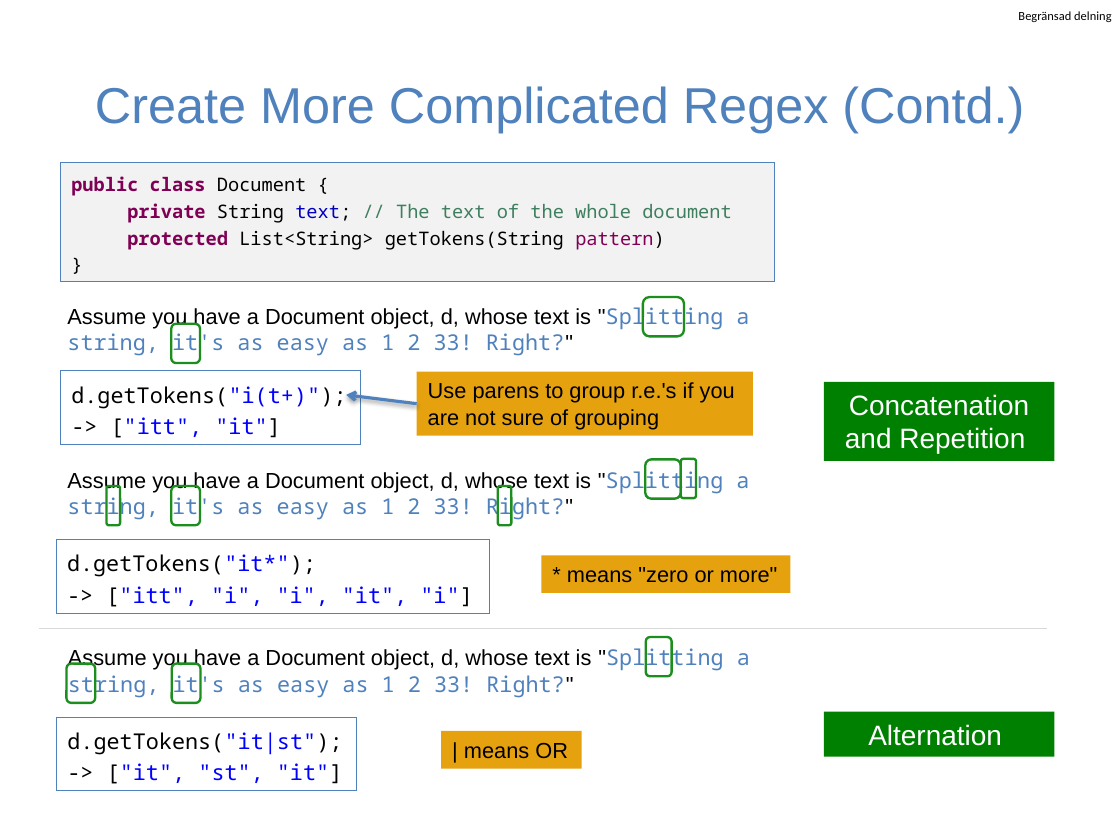
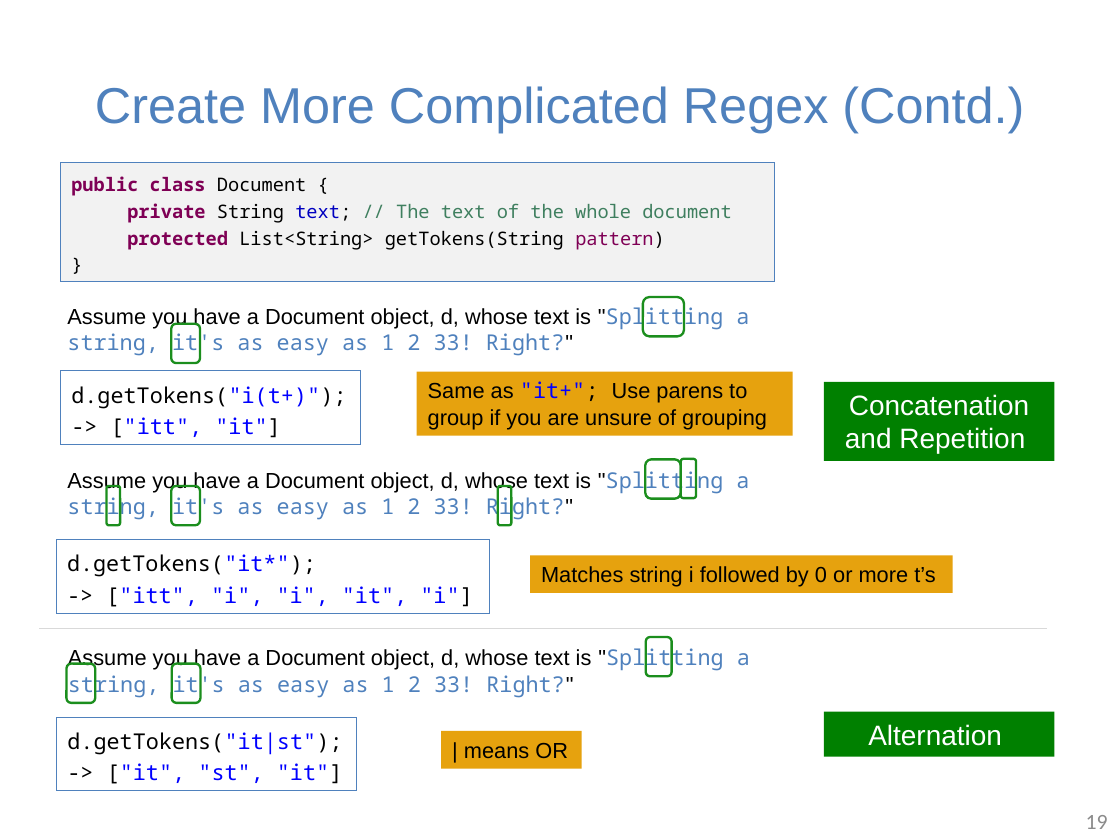
Before and after one commit to guhofstra/CSC111Fa25, a slide deck: slide 19 of PPTs/Lecture 4-string in java.pptx (slide 13 before the commit). Drawn at 1120x840 pixels with LibreOffice and Linux fonts; fonts in the diff are those of the drawing. Boxes give left, top, right and bottom in pixels: in the first picture for what was removed or moved away, otherwise in the second. Text is boxed around its words. In the diff, an @@ line names an element or a change of style, - is before the commit and + after.

```diff
--- a/PPTs/Lecture 4-string in java.pptx
+++ b/PPTs/Lecture 4-string in java.pptx
@@ text removed at [1018, 11, 1111, 22] @@
-Begränsad delning
@@ rectangle "Same as "it+"; Use parens ...": place and size @@
-rectangle "Same as "it+"; Use parens ..." at [417, 372, 753, 436]
+rectangle "Same as "it+"; Use parens ..." at [417, 372, 793, 436]
@@ text in rectangle at [428, 381, 767, 429]: text changed @@
-Use parens to group r.e.'s if you are not sure of grouping
+Same as "it+"; Use parens to group if you are unsure of grouping
@@ arrow removed from (417, 403) to (346, 395) @@
@@ rectangle "Matches string i followed by ...": place and size @@
-rectangle "Matches string i followed by ..." at [541, 556, 790, 594]
+rectangle "Matches string i followed by ..." at [530, 556, 952, 594]
@@ text in rectangle at [541, 566, 935, 587]: text changed @@
-* means "zero or more"
+Matches string i followed by 0 or more t’s
@@ page number added at [1086, 815, 1108, 829], 14 pt, text #8C8C8C @@
+19
```
Also in this commit, not shown: 15 other slides changed, 13 slides added, 3 slides removed, 32 other files.
